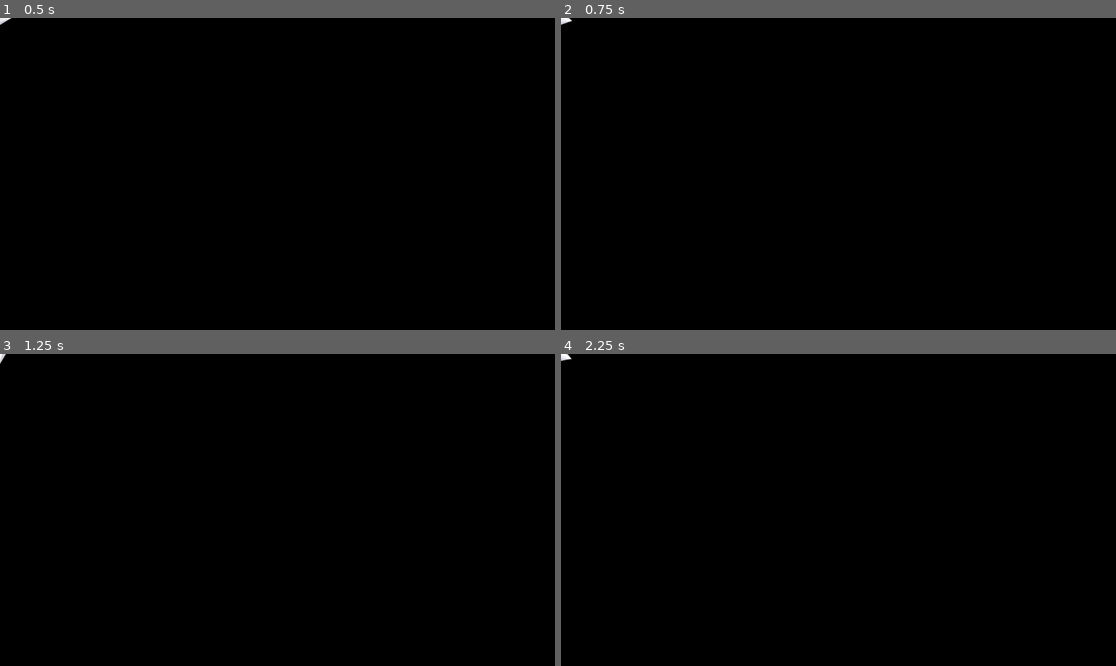
Above: before the commit, frames 1-4 (two rows, left to right).
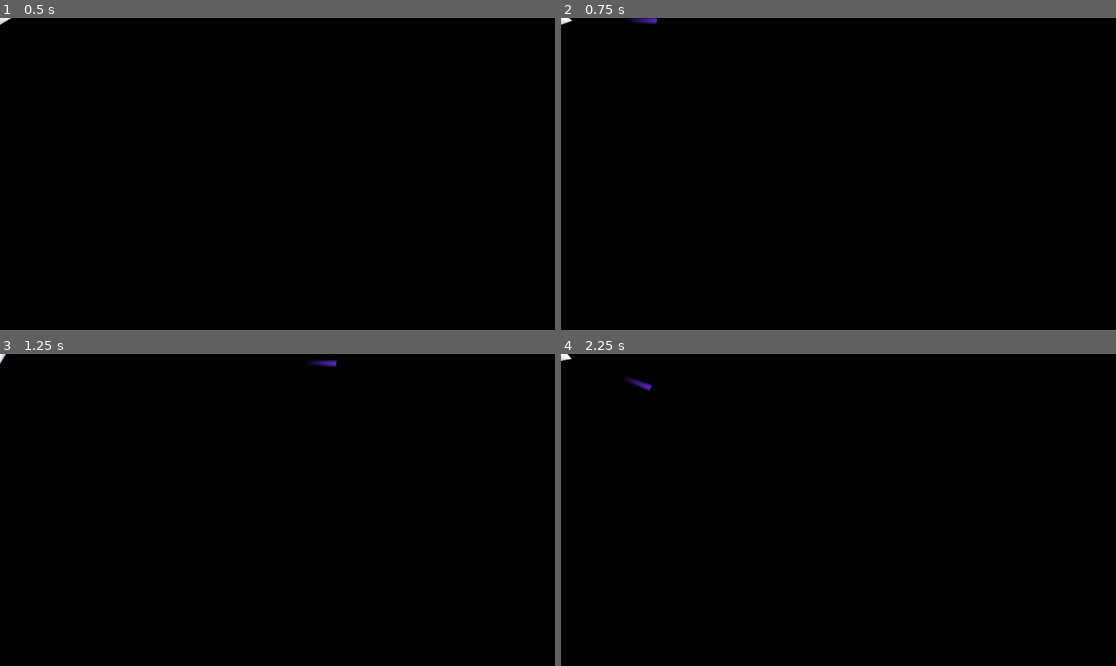
Above: after the commit, the same moments.

Repository: Teeohbee/CelestialMeadow
Game: Godot game, scene res://player.tscn
The game is run twice, just before and just after one commit, with the same random seed, the same clock (stepped at 60 frames per second) and the same inputs. The project has no main scene, so this scene is started directly.
Inputs:
- Up to frame 1 (0.5 s): no input
- Up to frame 2 (0.75 s): tap Enter at 0.5 s; hold Right (rotate_right) from 0.53 s (still down); tap Space (shoot) at 0.6 s
- Up to frame 3 (1.25 s): keep holding Right (rotate_right)
- Up to frame 4 (2.25 s): release Right (rotate_right) at 1.28 s; hold Left (rotate_left) 1.28-2.03 s; tap Space (shoot) at 1.35, 2.1 s; hold Right (rotate_right) from 2.03 s (still down)

Frame 1 is identical in both runs. In frame 2, less than 0.1% of the frame differs, in the area x 12-18%, y 0-3%; in frame 3, less than 0.1%; in frame 4, 0.1%, in the area x 11-17%, y 7-12%.

Commit message:
Implement shooting and thrust animation

Diff:
--- /dev/null
+++ b/bullet.gd
@@ -0,0 +1,15 @@
+extends Area2D
+
+@export var speed = 1000
+
+var velocity = Vector2.ZERO
+
+func start(_transform):
+	transform = _transform
+	velocity = transform.x * speed
+
+func _process(delta):
+	position += velocity * delta
+
+func _on_visible_on_screen_notifier_2d_screen_exited():
+	queue_free()
--- /dev/null
+++ b/bullet.tscn
@@ -0,0 +1,26 @@
+[gd_scene load_steps=4 format=3 uid="uid://ew1xete2o5va"]
+
+[ext_resource type="Script" path="res://bullet.gd" id="1_w6a11"]
+[ext_resource type="Texture2D" uid="uid://bgjfce45u4m1c" path="res://laser.png" id="1_yv2be"]
+
+[sub_resource type="RectangleShape2D" id="RectangleShape2D_ek1mn"]
+size = Vector2(24, 128)
+
+[node name="Bullet" type="Area2D"]
+scale = Vector2(0.5, 0.5)
+script = ExtResource("1_w6a11")
+metadata/_edit_group_ = true
+
+[node name="Sprite2D" type="Sprite2D" parent="."]
+rotation = 1.5708
+scale = Vector2(0.2, 0.5)
+texture = ExtResource("1_yv2be")
+
+[node name="CollisionShape2D" type="CollisionShape2D" parent="."]
+rotation = 1.5708
+scale = Vector2(0.5, 0.5)
+shape = SubResource("RectangleShape2D_ek1mn")
+
+[node name="VisibleOnScreenNotifier2D" type="VisibleOnScreenNotifier2D" parent="."]
+
+[connection signal="screen_exited" from="VisibleOnScreenNotifier2D" to="." method="_on_visible_on_screen_notifier_2d_screen_exited"]
--- a/player.gd
+++ b/player.gd
@@ -2,6 +2,7 @@
 
 @export var engine_power = 500
 @export var spin_power = 4000
+@export var bullet_scene : PackedScene
 
 var thrust = Vector2.ZERO
 var rotation_direction = 0
@@ -13,8 +14,19 @@
 	thrust = Vector2.ZERO
 	if Input.is_action_pressed("thrust"):
 		thrust = transform.x * engine_power
+		$Thruster.show()
+	else:
+		$Thruster.hide()
 	rotation_direction = Input.get_axis("rotate_left", "rotate_right")
+
+	if Input.is_action_just_pressed("shoot"):
+		shoot()
 
 func _physics_process(delta):
 	constant_force = thrust
 	constant_torque = rotation_direction * spin_power
+
+func shoot():
+	var bullet = bullet_scene.instantiate()
+	get_tree().root.add_child(bullet)
+	bullet.start($Muzzle.global_transform)
--- a/player.tscn
+++ b/player.tscn
@@ -1,7 +1,9 @@
-[gd_scene load_steps=4 format=3 uid="uid://q7anoymfcc8"]
+[gd_scene load_steps=6 format=3 uid="uid://q7anoymfcc8"]
 
 [ext_resource type="Texture2D" uid="uid://tqmhr1w0q7xo" path="res://player.png" id="1_jtibg"]
 [ext_resource type="Script" path="res://player.gd" id="1_ljm24"]
+[ext_resource type="PackedScene" uid="uid://ew1xete2o5va" path="res://bullet.tscn" id="2_wq7s0"]
+[ext_resource type="Texture2D" uid="uid://caew0w1vcsulu" path="res://thruster.png" id="3_tbj52"]
 
 [sub_resource type="CircleShape2D" id="CircleShape2D_v3wws"]
 radius = 21.0
@@ -10,8 +12,15 @@
 linear_damp = 1.0
 angular_damp = 5.0
 script = ExtResource("1_ljm24")
+bullet_scene = ExtResource("2_wq7s0")
 
-[node name="Sprite2D" type="Sprite2D" parent="."]
+[node name="Thruster" type="Sprite2D" parent="."]
+position = Vector2(-50, 0)
+rotation = 1.5708
+scale = Vector2(0.25, 0.5)
+texture = ExtResource("3_tbj52")
+
+[node name="Ship" type="Sprite2D" parent="."]
 rotation = 1.5708
 scale = Vector2(0.5, 0.5)
 texture = ExtResource("1_jtibg")
@@ -19,3 +28,6 @@
 [node name="CollisionShape2D" type="CollisionShape2D" parent="."]
 position = Vector2(-5, 0)
 shape = SubResource("CircleShape2D_v3wws")
+
+[node name="Muzzle" type="Marker2D" parent="."]
+position = Vector2(50, 0)
Binary file added: laser.png
Not shown, added: laser.png.import
Binary file added: thruster.png
Not shown, added: thruster.png.import
